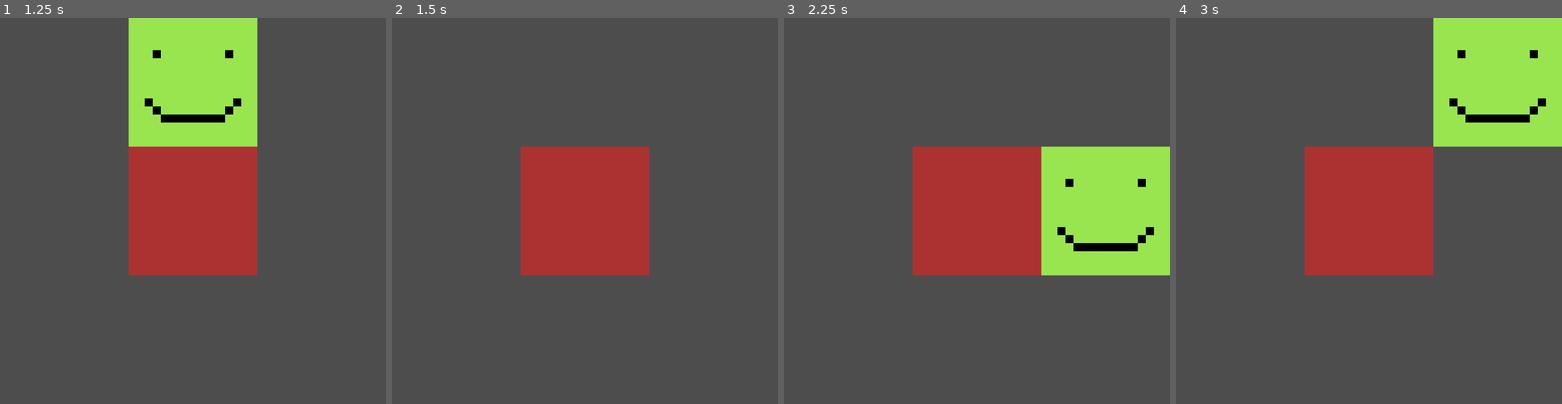
Above: before the commit, frames 1-4 (left to right).
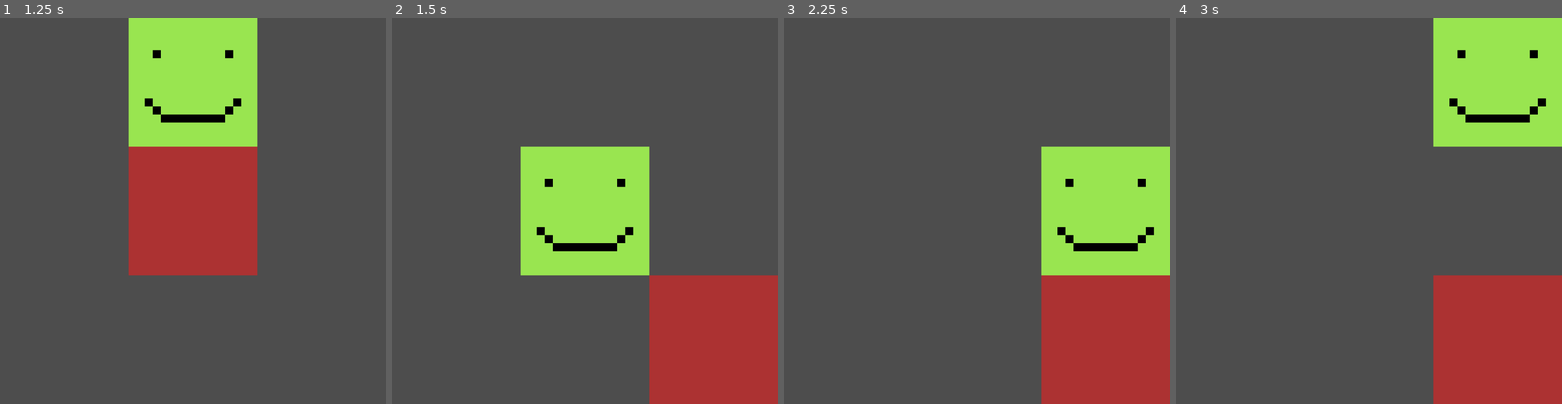
Above: after the commit, the same moments.

Repository: SturmEnte/simple-game-ai
Game: Godot game, scene res://main.tscn
Two runs of this game, one before a commit and one after it. Both use one fixed random seed, a clock stepped at 60 frames per second and the inputs below.
Inputs:
- Up to frame 1 (1.25 s): tap Enter at 0.5 s; hold Right (ui_right) from 0.53 s (still down)
- Up to frame 2 (1.5 s): tap Space at 1.25 s; release Right (ui_right) at 1.28 s; hold Down (ui_down) from 1.28 s (still down)
- Up to frame 3 (2.25 s): tap Enter at 2 s; release Down (ui_down) at 2.03 s; hold Right (ui_right) from 2.03 s (still down)
- Up to frame 4 (3 s): tap Space at 2.75 s; release Right (ui_right) at 2.78 s; hold Up (ui_up) from 2.78 s (still down)

Frame 1 is identical in both runs. In frame 2, 22% of the frame differs, in the area x 33-100%, y 33-100%; in frame 3, 22%; in frame 4, 22%.

Commit message:
Move target if player is on top of it

Diff:
--- a/game/Player.gd
+++ b/game/Player.gd
@@ -2,12 +2,6 @@
 
 var pos_x = 1
 var pos_y = 1
-
-#func _ready():
-	#pass
-#
-#func _process(delta):
-	#pass
 
 func _input(_event):
 	var x = 0
--- a/game/Target.gd
+++ b/game/Target.gd
@@ -4,12 +4,6 @@
 var pos_y = 1
 
 var rng = RandomNumberGenerator.new()
-
-#func _ready():
-	#pass # Replace with function body.
-#
-#func _process(delta):
-	#pass
 
 func move_to_random_position():
 	while true:
--- a/game/main.gd
+++ b/game/main.gd
@@ -6,7 +6,6 @@
 var fields_x = 3
 var fields_y = 3
 
-# Called when the node enters the scene tree for the first time.
 func _ready():
 	player = get_node("Player")
 	target = get_node("Target")
@@ -16,6 +15,7 @@
 	else:
 		print("Error: Target does not have required method for the game to work")
 
-## Called every frame. 'delta' is the elapsed time since the previous frame.
-#func _process(delta):
-	#pass
+func _process(delta):
+
+	if player.pos_x == target.pos_x and player.pos_y == target.pos_y:
+		target.move_to_random_position()
